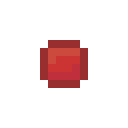
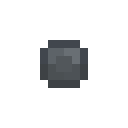
Two versions of the same layered image (128x128). Layer-by-layer changes:
painted on "Sprite.psd" over [40,40,88,88]
